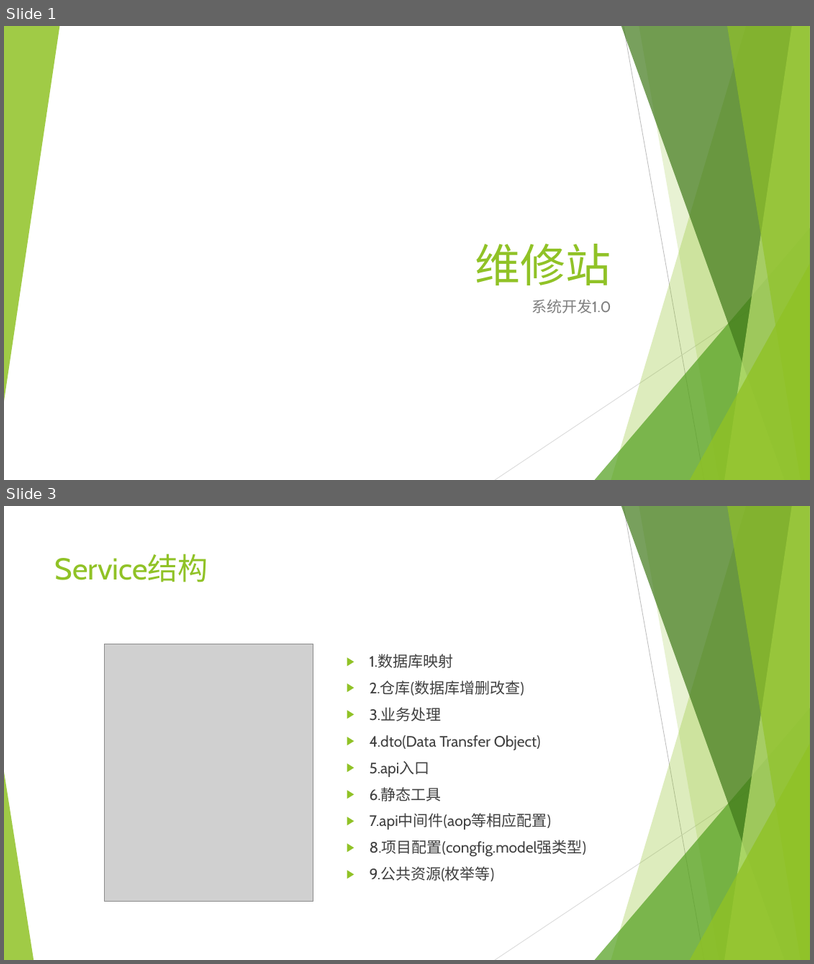
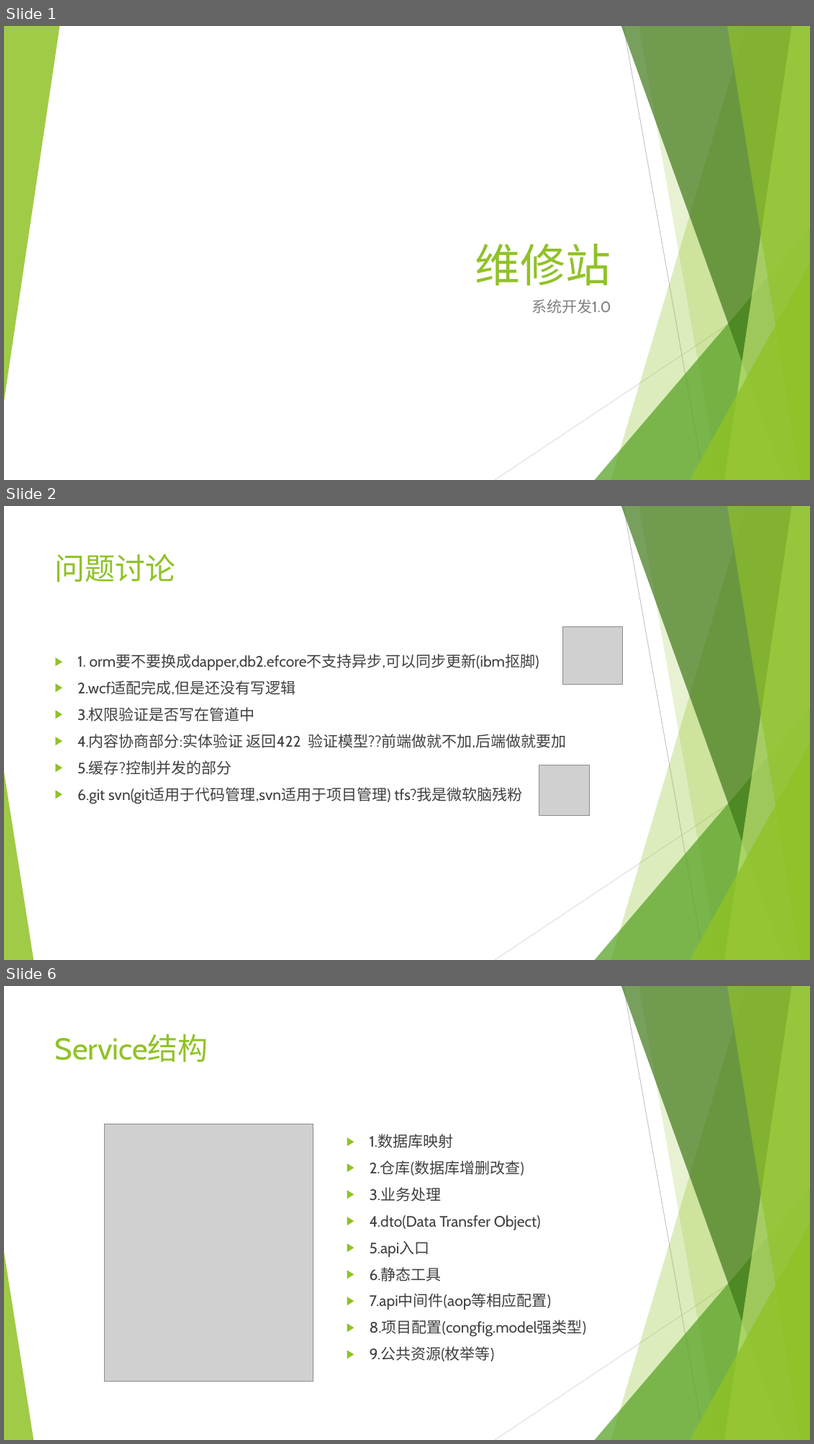
Before and after one commit to sun198986/Station, a slide deck: 后端设计.pptx. Shown one above the other, each under a label of ours: slides 1 and 3 before the commit, slides 1, 2 and 6 after it; the slides between them are not shown. The pictures are 814x964 and 814x1444 pixels, drawn with LibreOffice and Linux fonts; fonts in the diff are those of the drawing; grey boxes stand for pictures. Boxes give left, top, right and bottom in pixels: in the first picture for what was removed or moved away, otherwise in the second. Text is boxed around its words. In the diff, an @@ line names an element or a change of style, - is before the commit and + after.

Commit message:
内容协商和文档

```diff
--- a/后端设计.pptx
+++ b/后端设计.pptx
@@ slide 2 added at [4,506,810,960], background #FFFFFF; not listed: 10 template elements that a slide beside it also shows @@
@@ title added at [55,554,176,582], 36 pt, text #90C226 @@
+问题讨论
@@ picture added at [563,626,623,685] @@
@@ text added at [77,654,566,804], 18 pt, text #404040 @@
+▶ 1. orm要不要换成dapper,db2.efcore不支持异步,可以同步更新(ibm抠脚)
+▶ 2.wcf适配完成,但是还没有写逻辑
+▶ 3.权限验证是否写在管道中
+▶ 4.内容协商部分:实体验证 返回422 验证模型??前端做就不加,后端做就要加
+▶ 5.缓存?控制并发的部分
+▶ 6.git svn(git适用于代码管理,svn适用于项目管理) tfs?我是微软脑残粉
@@ picture added at [540,765,589,815] @@
@@ what was slide 3 is now slide 6 @@
```
Also in this commit, not shown: 4 slides changed, 7 other slides added, 1 slide removed, 4 other files.
